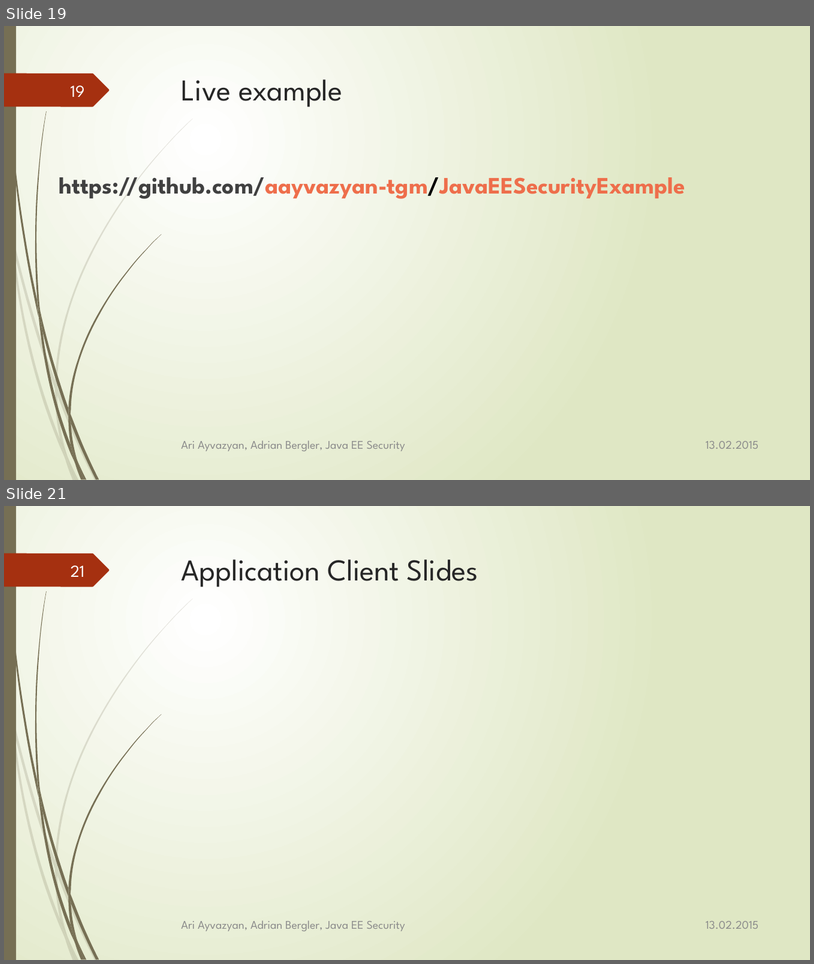
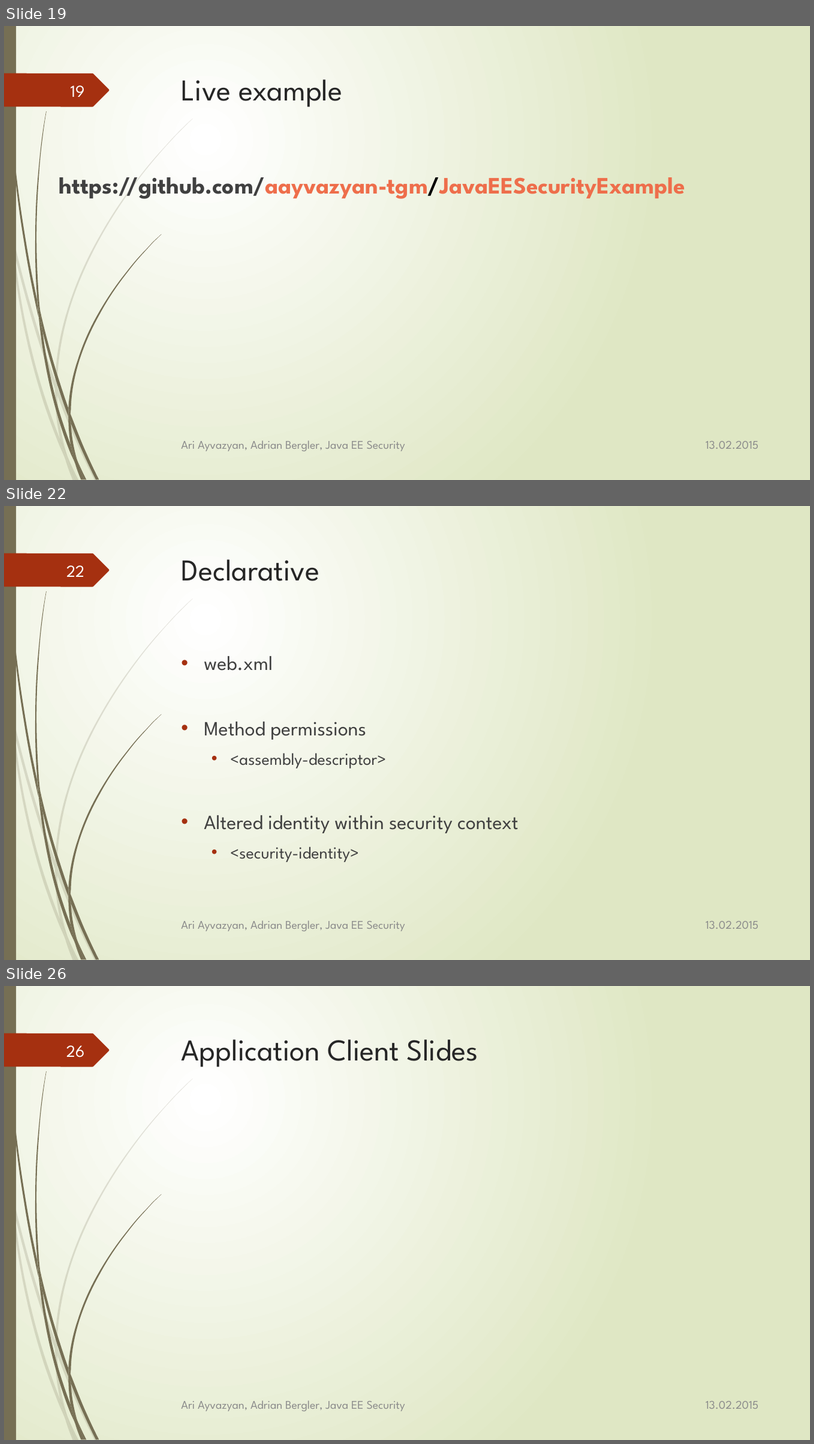
Before and after one commit to aayvazyan-tgm/JavaEESecurityExample, a slide deck: doc/Java EE - Security.pptx. Shown one above the other, each under a label of ours: slides 19 and 21 before the commit, slides 19, 22 and 26 after it; the slides between them are not shown. The pictures are 814x964 and 814x1444 pixels, drawn with LibreOffice and Linux fonts; fonts in the diff are those of the drawing. Boxes give left, top, right and bottom in pixels: in the first picture for what was removed or moved away, otherwise in the second. Text is boxed around its words. In the diff, an @@ line names an element or a change of style, - is before the commit and + after.

```diff
--- a/doc/Java EE - Security.pptx
+++ b/doc/Java EE - Security.pptx
@@ slide 22 added at (4, 506, 810, 960), background gradient #FFFFFF to #DFE8C4; not listed: 24 template elements that a slide beside it also shows @@
@@ title added at (182, 559, 320, 581), 36 pt, text #262626 @@
+Declarative
@@ page number added at (66, 565, 84, 577), 20 pt, text #FEFFFF @@
+22
@@ text added at (204, 656, 519, 862), 24 pt, text #404040 @@
+• web.xml
+• Method permissions
+  • <assembly-descriptor>
+• Altered identity within security context
+  • <security-identity>
@@ text added at (181, 920, 405, 931), 14 pt, text #8C8C8C @@
+Ari Ayvazyan, Adrian Bergler, Java EE Security
@@ text added at (706, 921, 759, 928), 14 pt, text #8C8C8C @@
+13.02.2015
@@ what was slide 21 is now slide 26 @@
@@ page number at (66, 1045, 85, 1057): text changed @@
-21
+26
```
Also in this commit, not shown: 2 slides changed, 4 other slides added, 2 other files.
